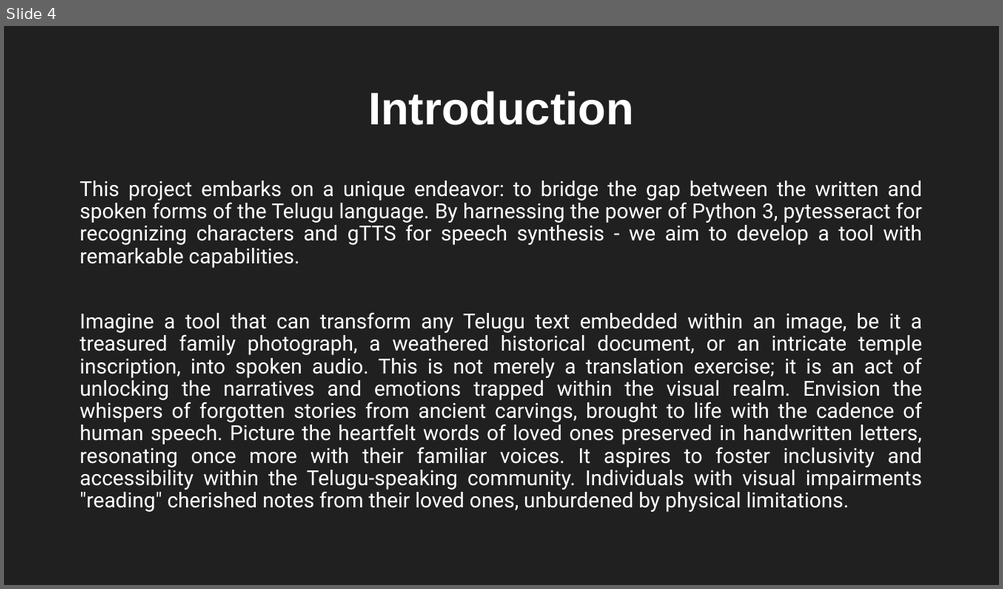
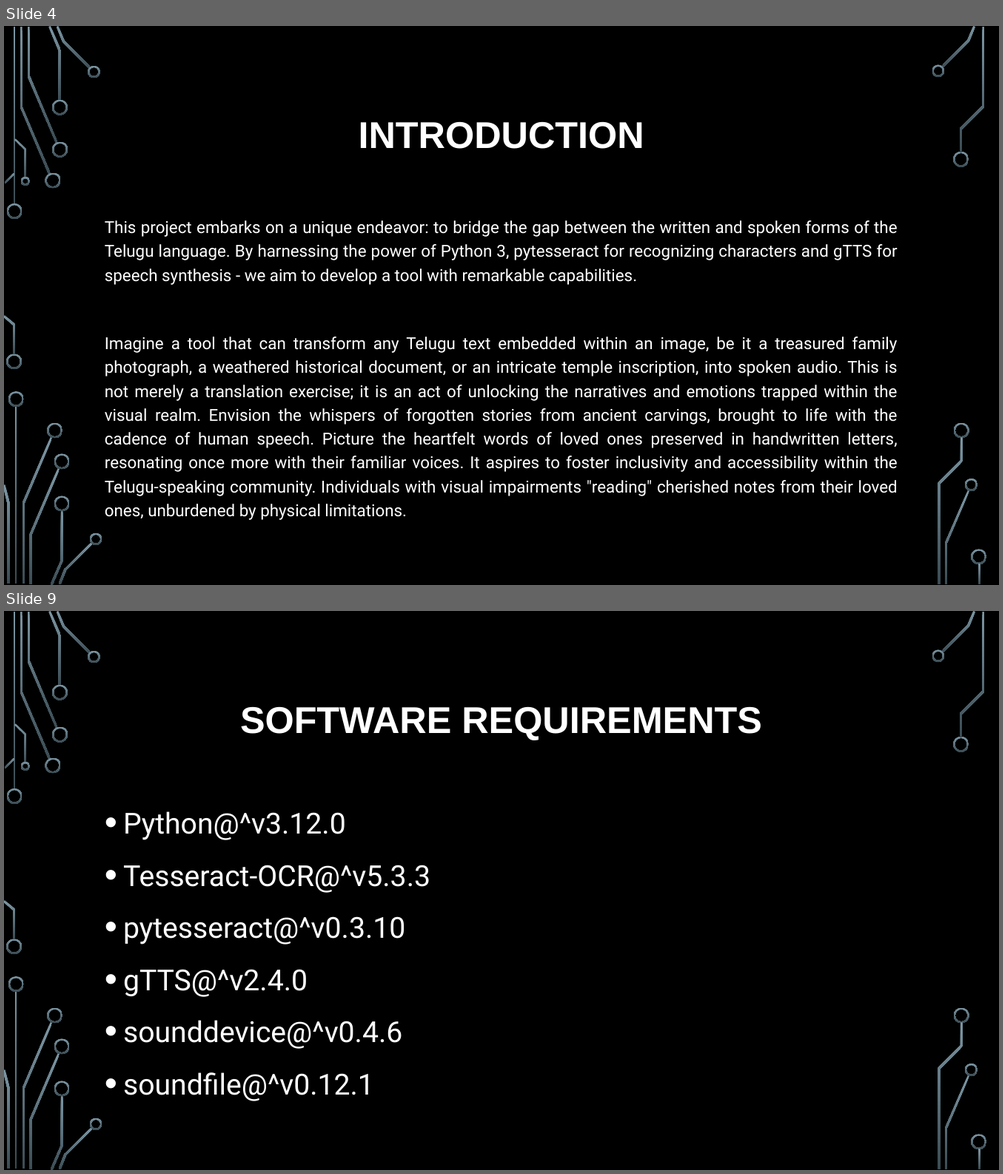
Before and after one commit to SFM61319/image2speech-te, a slide deck: docs/Presentation-1.pptx. Shown one above the other, each under a label of ours: slide 4 before the commit, slides 4 and 9 after it; the slides between them are not shown. The pictures are 1003x589 and 1003x1174 pixels, drawn with LibreOffice and Linux fonts; fonts in the diff are those of the drawing; background and template pictures are left out. Boxes give left, top, right and bottom in pixels: in the first picture for what was removed or moved away, otherwise in the second. Text is boxed around its words. In the diff, an @@ line names an element or a change of style, - is before the commit and + after.

```diff
--- a/docs/Presentation-1.pptx
+++ b/docs/Presentation-1.pptx
@@ slide 9 added at (x1=4, y1=611, x2=999, y2=1170), background picture (left out); not listed: 36 template elements that a slide beside it also shows @@
@@ title added at (x1=240, y1=706, x2=762, y2=741), 36 pt, text #FFFFFF, bold @@
+SOFTWARE REQUIREMENTS
@@ text added at (x1=123, y1=812, x2=430, y2=1102), 28 pt, text #FFFFFF @@
+• Python@^v3.12.0
+• Tesseract-OCR@^v5.3.3
+• pytesseract@^v0.3.10
+• gTTS@^v2.4.0
+• sounddevice@^v0.4.6
+• soundfile@^v0.12.1
@@ slide 4 changed as well @@
@@ background #202020 to picture (left out) @@
@@ title at (x1=358, y1=121, x2=644, y2=149): text changed; size 44 to 36 pt @@
-Introduction
+INTRODUCTION
@@ text "This project embarks on a ..." moved from (x1=79, y1=181, x2=922, y2=512) to (x1=105, y1=221, x2=897, y2=497) @@
@@ text "This project embarks on a ..." at (x1=105, y1=221, x2=897, y2=497): size 20 to 16 pt; line spacing 0.9 to 1.2 @@
@@ group added at (x1=4, y1=26, x2=987, y2=585): 33 freeform shapes, 3 rectangles @@
```
Also in this commit, not shown: 5 other slides changed, 8 other slides added, 6 slides removed.
